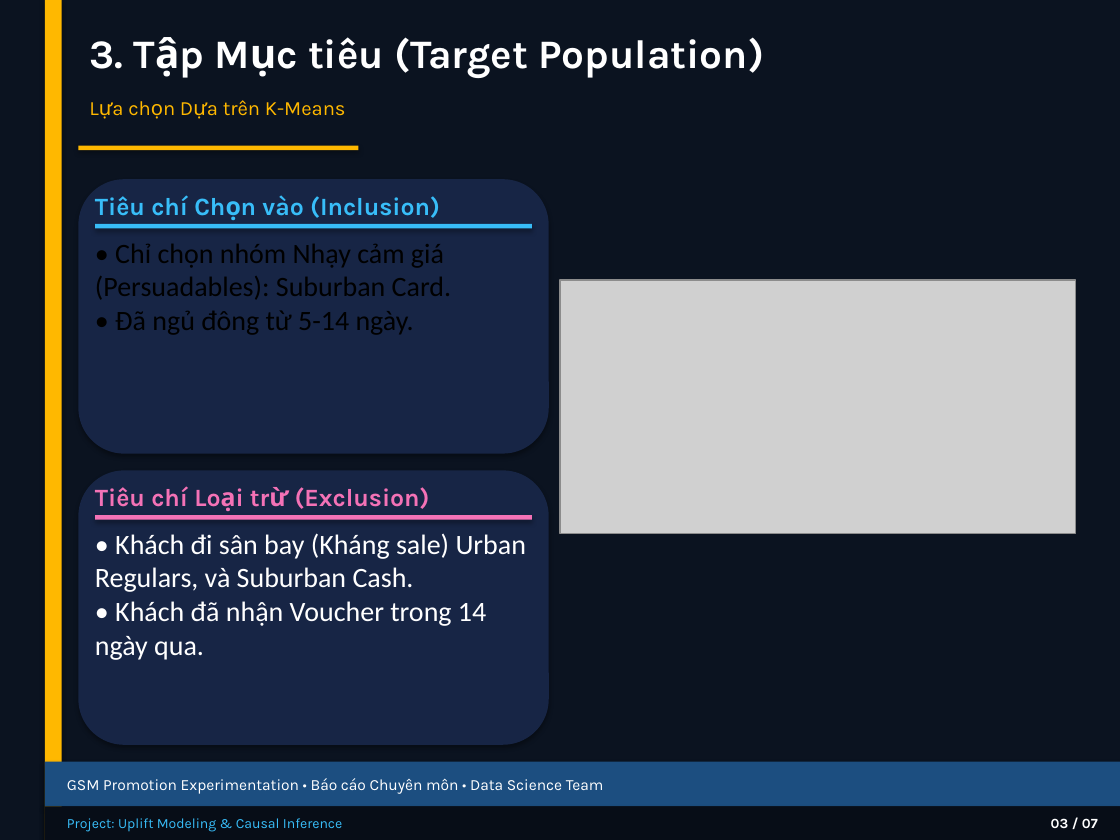
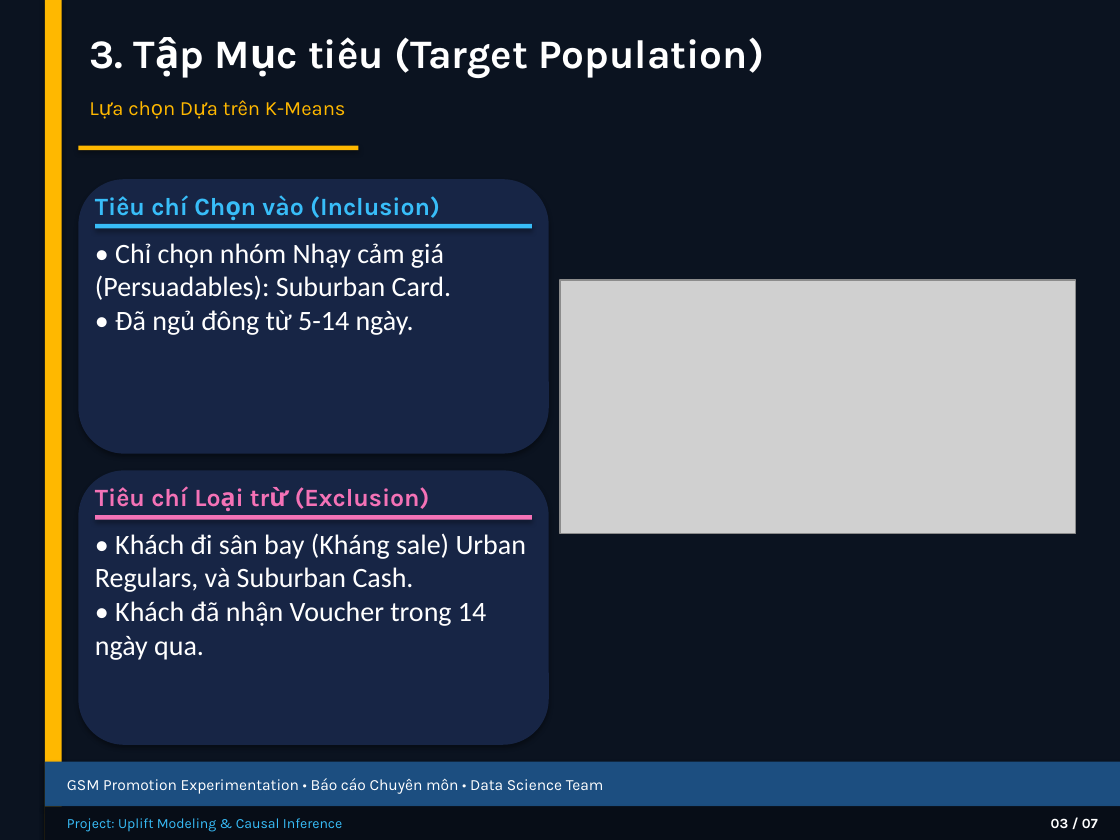
Before and after one commit to thaibuivan/GSM-promotion-experimentation, a slide deck: slide 4 of docs/Week3_Experiment_Design_Summary.pptx. Drawn at 1120x840 pixels with LibreOffice and Linux fonts; fonts in the diff are those of the drawing; grey boxes stand for pictures. Boxes give left, top, right and bottom in pixels: in the first picture for what was removed or moved away, otherwise in the second. Text is boxed around its words. In the diff, an @@ line names an element or a change of style, - is before the commit and + after.

```diff
--- a/docs/Week3_Experiment_Design_Summary.pptx
+++ b/docs/Week3_Experiment_Design_Summary.pptx
@@ text "• Chỉ chọn nhóm Nhạy ..." at <box>95,243,451,335</box>: text colour #000000 to #FFFFFF @@
```
Also in this commit, not shown: 2 other slides changed.
